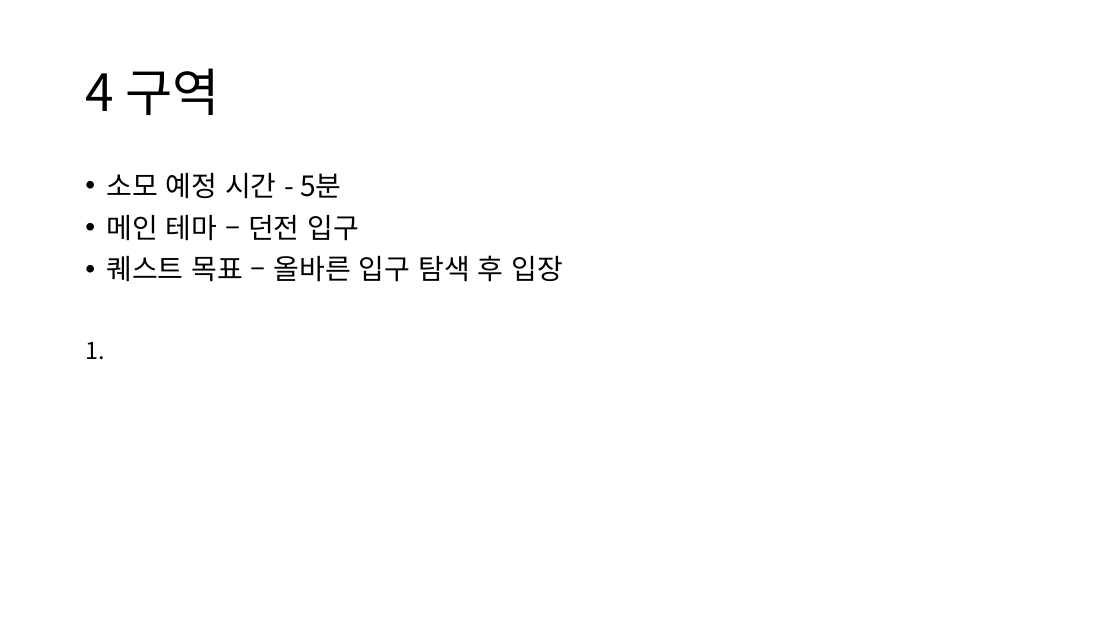
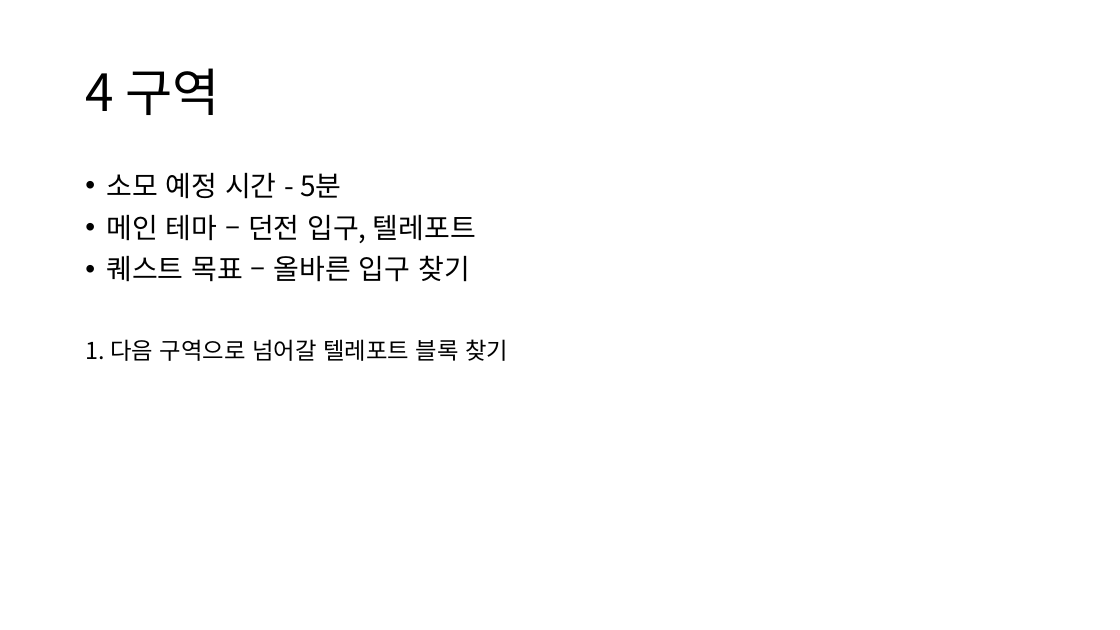
Before and after one commit to yimgunho/Witch_of_Time, a slide deck: slide 8 of 시간의 마녀_데모맵 기획.pptx. Drawn at 1120x630 pixels with LibreOffice and Linux fonts; fonts in the diff are those of the drawing. Boxes give left, top, right and bottom in pixels: in the first picture for what was removed or moved away, otherwise in the second. Text is boxed around its words. In the diff, an @@ line names an element or a change of style, - is before the commit and + after.

```diff
--- a/시간의 마녀_데모맵 기획.pptx
+++ b/시간의 마녀_데모맵 기획.pptx
@@ text at (85,214,508,361): text changed @@
-• 메인 테마 – 던전 입구
-• 퀘스트 목표 – 올바른 입구 탐색 후 입장
-1.
+• 메인 테마 – 던전 입구, 텔레포트
+• 퀘스트 목표 – 올바른 입구 찾기
+1. 다음 구역으로 넘어갈 텔레포트 블록 찾기
```
Also in this commit, not shown: 4 other slides changed, 1 slide added, 1 slide removed.
